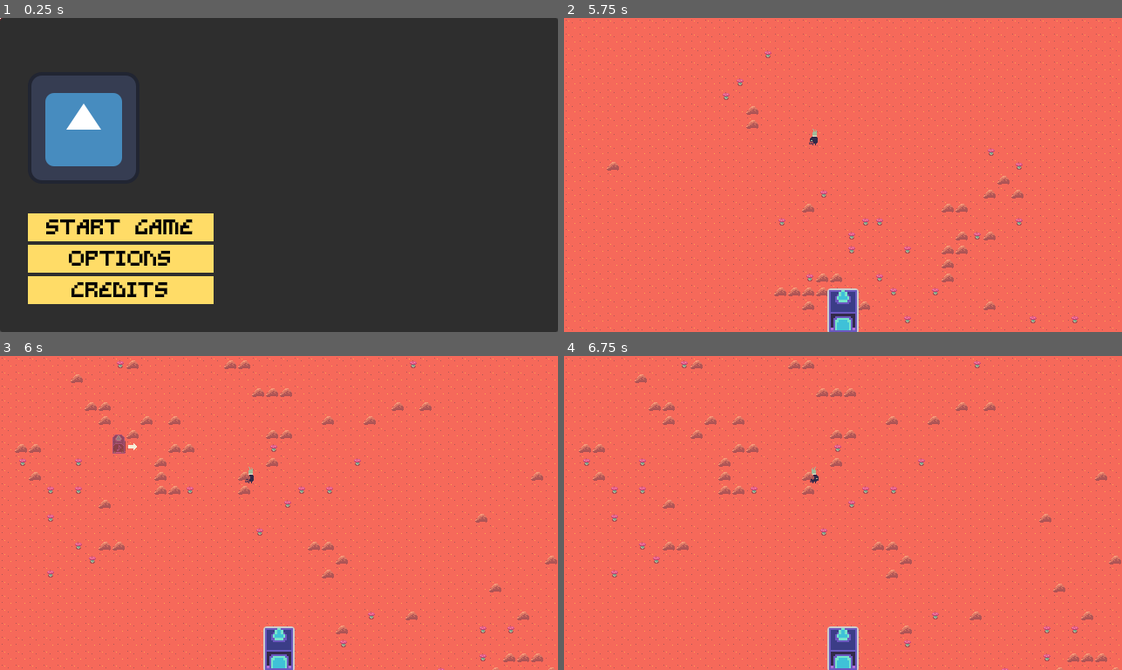
Above: before the commit, frames 1-4 (two rows, left to right).
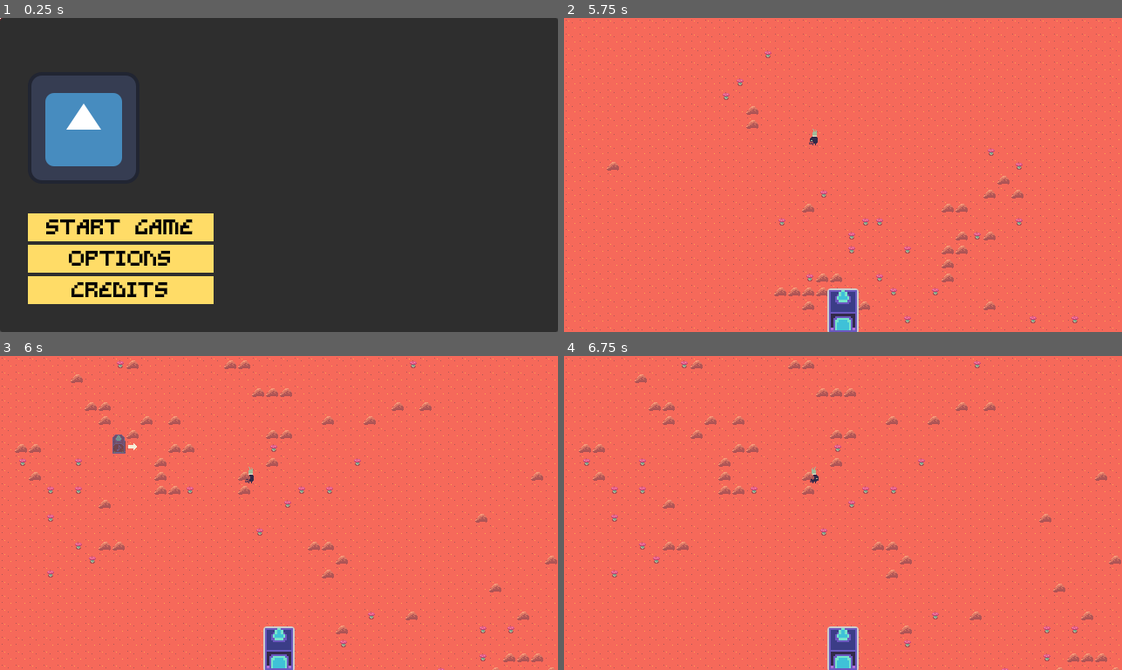
Above: after the commit, the same moments.

Repository: themoonforge/nebula-fm
Game: Godot game, scene res://scenes/ui/main_menu.tscn
Same seed, same stepped clock (60 frames per second), same inputs: the game is played once before the commit and once after it. The engine's default icon, where the game draws it, is replaced by a stand-in: a white triangle on a blue panel in a dark square.
Inputs (mouse positions are in pixels of both pictures, inside the frame that each line leads up to):
- Up to frame 1 (0.25 s): no input
- Up to frame 2 (5.75 s): click "Start game" at 0.5 s; move the mouse to (965, 159) at 1.27 s; hold E (rotate_right) 1.28-2.03 s; tap D (delete) at 1.35, 2.85, 5.1 s; click (965, 159) at 1.42 s; tap Enter at 2, 5 s; move the mouse to (731, 190) at 2.02 s; hold Q (rotate_left) 2.03-2.78 s; tap R (generate) at 2.1, 3.6 s; tap Space at 2.75 s; move the mouse to (898, 105) at 2.77 s; hold E (rotate_right) 2.78-4.25 s; move the mouse to (815, 237) at 3.52 s; click (815, 237) at 3.67 s; click "cCollector" at 4.25 s; move the mouse to (1010, 222) at 5.02 s; hold Q (rotate_left) from 5.03 s (still down)
- Up to frame 3 (6 s): keep holding Q (rotate_left); tap Space at 5.75 s; move the mouse to (111, 465) at 5.77 s; tap R (generate) at 5.85 s
- Up to frame 4 (6.75 s): keep holding Q (rotate_left); tap Enter at 6.5 s; move the mouse to (870, 513) at 6.52 s; tap D (delete) at 6.6 s; click (870, 513) at 6.67 s

Frames 1-2 are identical in both runs. In frame 3, 0.1% of the frame differs, in the area x 20-23%, y 25-32%; in frame 4, nothing differs.

Commit message:
fix collider

Diff:
--- a/scripts/building.gd
+++ b/scripts/building.gd
@@ -114,3 +114,9 @@
 		background.collision_enabled = is_active
 		background.modulate = Color.WHITE
 		foreground.modulate = Color.WHITE
+		shapeCollisionPolygon.disabled = not is_active
+		groundCollisionPolygon.disabled = is_active
+
+func modulate_sprite(color: Color) -> void:
+	background.modulate = color
+	foreground.modulate = color
--- a/scripts/delete_cursor.gd
+++ b/scripts/delete_cursor.gd
@@ -14,7 +14,7 @@
 		if is_node_ready():
 			shape.disabled = not is_active
 			for building in collider_dict:
-				building.modulate = hover_color if is_active else Color.WHITE
+				building.modulate_sprite(hover_color if is_active else Color.WHITE)
 
 signal on_collision(collision: bool)
 
@@ -49,7 +49,7 @@
 		#print("_increment_collider: ", building)
 		if not collider_dict.has(item):
 			collider_dict[building] = 1
-			building.modulate = hover_color if is_active else Color.WHITE
+			building.modulate_sprite(hover_color if is_active else Color.WHITE)
 		else:
 			collider_dict[building] += 1
 		on_collision.emit(true)
@@ -62,7 +62,7 @@
 			var value = collider_dict[building] - 1
 			if value == 0:
 				collider_dict.erase(building)
-				building.modulate = Color.WHITE
+				building.modulate_sprite(Color.WHITE)
 			else:
 				collider_dict[building] = value
 		on_collision.emit(collider_dict.size() > 0)
--- a/scripts/map_manager/map_manager.gd
+++ b/scripts/map_manager/map_manager.gd
@@ -87,12 +87,10 @@
 			building_cursor.global_position = snapped_coordinate
 
 			if building_cursor.collider_dict.size() > 0:
-				building_cursor.building.background.modulate = COLOR_OCCUPIED
-				building_cursor.building.foreground.modulate = COLOR_OCCUPIED
+				building_cursor.building.modulate_sprite(COLOR_OCCUPIED)
 				return
-			else:
-				building_cursor.building.background.modulate = COLOR_FREE
-				building_cursor.building.foreground.modulate = COLOR_FREE
+
+			building_cursor.building.modulate_sprite(COLOR_FREE)
 
 			if Input.is_action_just_pressed(&"ui_click"):
 				#var clicked_position: Vector2 = mouse_pos
@@ -144,7 +142,6 @@
 	if !building_cursor:
 		return
 
-	building_cursor.building.background.modulate = COLOR_FREE
-	building_cursor.building.foreground.modulate = COLOR_FREE
+	building_cursor.building.modulate_sprite(COLOR_FREE)
 	building_cursor.building.show_connection_indicators = true
 	mode = Mode.BUILD
--- a/tileset/tileset.tres
+++ b/tileset/tileset.tres
@@ -133,36 +133,36 @@
 20:1/0 = 0
 20:1/0/custom_data_0 = true
 9:2/0 = 0
-9:2/0/physics_layer_0/polygon_0/points = PackedVector2Array(-8, -8, -8, 8, 8, 8, 8, -8, -8, -8, -8, -8)
+9:2/0/physics_layer_0/polygon_0/points = PackedVector2Array(-4, 4, 4, 4, 4, -4, -4, -4)
 9:2/0/physics_layer_1/polygon_0/points = PackedVector2Array(-8, -8, -8, 8, 8, 8, 8, -8, -8, -8)
 9:3/0 = 0
-9:3/0/physics_layer_0/polygon_0/points = PackedVector2Array(-8, -8, -8, 8, 8, 8, 8, -8)
+9:3/0/physics_layer_0/polygon_0/points = PackedVector2Array(-4, -4, -4, 4, 4, 4, 4, -4)
 9:3/0/physics_layer_1/polygon_0/points = PackedVector2Array(-8, -8, -8, 8, 8, 8, 8, -8, -8, -8)
 10:3/0 = 0
-10:3/0/physics_layer_0/polygon_0/points = PackedVector2Array(-8, -8, -8, 8, 8, 8, 8, -8)
+10:3/0/physics_layer_0/polygon_0/points = PackedVector2Array(-4, -4, -4, 4, 4, 4, 4, -4)
 10:3/0/physics_layer_1/polygon_0/points = PackedVector2Array(-8, -8, -8, 8, 8, 8, 8, -8, -8, -8)
 10:2/0 = 0
-10:2/0/physics_layer_0/polygon_0/points = PackedVector2Array(-8, -8, -8, 8, 8, 8, 8, -8)
+10:2/0/physics_layer_0/polygon_0/points = PackedVector2Array(-4, -4, -4, 4, 4, 4, 4, -4)
 10:2/0/physics_layer_1/polygon_0/points = PackedVector2Array(-8, -8, -8, 8, 8, 8, 8, -8, -8, -8)
 12:0/size_in_atlas = Vector2i(1, 2)
 12:0/0 = 0
 12:0/0/texture_origin = Vector2i(0, 8)
-12:0/0/physics_layer_0/polygon_0/points = PackedVector2Array(-8, -8, 8, -8, 8, 8, -8, 8)
+12:0/0/physics_layer_0/polygon_0/points = PackedVector2Array(-4, -4, 4, -4, 4, 4, -4, 4)
 12:0/0/physics_layer_1/polygon_0/points = PackedVector2Array(-8, -12, -8, 8, 8, 8, 8, -12)
 13:0/size_in_atlas = Vector2i(1, 2)
 13:0/0 = 0
 13:0/0/texture_origin = Vector2i(0, 8)
-13:0/0/physics_layer_0/polygon_0/points = PackedVector2Array(-8, -8, -8, 8, 8, 8, 8, -8)
+13:0/0/physics_layer_0/polygon_0/points = PackedVector2Array(-4, -4, -4, 4, 4, 4, 4, -4)
 13:0/0/physics_layer_1/polygon_0/points = PackedVector2Array(-8, -12, -8, 8, 8, 8, 8, -12)
 14:0/size_in_atlas = Vector2i(1, 2)
 14:0/0 = 0
 14:0/0/texture_origin = Vector2i(0, 8)
-14:0/0/physics_layer_0/polygon_0/points = PackedVector2Array(8, -8, -8, -8, -8, 8, 8, 8)
+14:0/0/physics_layer_0/polygon_0/points = PackedVector2Array(4, -4, -4, -4, -4, 4, 4, 4)
 14:0/0/physics_layer_1/polygon_0/points = PackedVector2Array(-8, -12, -8, 8, 8, 8, 8, -12)
 15:0/size_in_atlas = Vector2i(1, 2)
 15:0/0 = 0
 15:0/0/texture_origin = Vector2i(0, 8)
-15:0/0/physics_layer_0/polygon_0/points = PackedVector2Array(-8, -8, -8, 8, 8, 8, 8, -8)
+15:0/0/physics_layer_0/polygon_0/points = PackedVector2Array(-4, -4, -4, 4, 4, 4, 4, -4)
 15:0/0/physics_layer_1/polygon_0/points = PackedVector2Array(-8, -12, -8, 8, 8, 8, 8, -12, -8, -12)
 8:5/0 = 0
 9:5/0 = 0
@@ -171,50 +171,51 @@
 13:2/size_in_atlas = Vector2i(1, 2)
 13:2/0 = 0
 13:2/0/texture_origin = Vector2i(0, 8)
+13:2/0/physics_layer_0/polygon_0/points = PackedVector2Array(-4, 4, 4, 4, 4, -8, -4, -8)
 13:2/0/physics_layer_1/polygon_0/points = PackedVector2Array(-8, -12, -8, 8, 8, 8, 8, -12, -8, -12, -8, -12, -8, -12, -8, -12, -8, -12)
 10:0/0 = 0
-10:0/0/physics_layer_0/polygon_0/points = PackedVector2Array(-8, -8, -8, 8, 8, 8, 8, -8)
+10:0/0/physics_layer_0/polygon_0/points = PackedVector2Array(-4, -4, -4, 4, 4, 4, 4, -4)
 10:0/0/physics_layer_1/polygon_0/points = PackedVector2Array(-8, -8, -8, 8, 8, 8, 8, -8)
 9:0/0 = 0
-9:0/0/physics_layer_0/polygon_0/points = PackedVector2Array(-8, 8, 8, 8, 8, -8, -8, -8)
+9:0/0/physics_layer_0/polygon_0/points = PackedVector2Array(-4, 4, 4, 4, 4, -4, -4, -4)
 9:0/0/physics_layer_1/polygon_0/points = PackedVector2Array(-8, -8, -8, 8, 8, 8, 8, -8)
 8:0/0 = 0
-8:0/0/physics_layer_0/polygon_0/points = PackedVector2Array(-8, -8, -8, 8, 8, 8, 8, -8)
+8:0/0/physics_layer_0/polygon_0/points = PackedVector2Array(-4, -4, -4, 4, 4, 4, 4, -4)
 8:0/0/physics_layer_1/polygon_0/points = PackedVector2Array(-8, -8, -8, 8, 8, 8, 8, -8)
 8:1/0 = 0
-8:1/0/physics_layer_0/polygon_0/points = PackedVector2Array(-8, -8, -8, 8, 8, 8, 8, -8)
+8:1/0/physics_layer_0/polygon_0/points = PackedVector2Array(-4, -4, -4, 4, 4, 4, 4, -4)
 8:1/0/physics_layer_1/polygon_0/points = PackedVector2Array(-8, -8, -8, 8, 8, 8, 8, -8)
 10:1/0 = 0
-10:1/0/physics_layer_0/polygon_0/points = PackedVector2Array(-8, -8, -8, 8, 8, 8, 8, -8)
+10:1/0/physics_layer_0/polygon_0/points = PackedVector2Array(-4, -4, -4, 4, 4, 4, 4, -4)
 10:1/0/physics_layer_1/polygon_0/points = PackedVector2Array(-8, -8, -8, 8, 8, 8, 8, -8, -8, -8)
 9:1/0 = 0
-9:1/0/physics_layer_0/polygon_0/points = PackedVector2Array(-8, -8, -8, 8, 8, 8, 8, -8)
+9:1/0/physics_layer_0/polygon_0/points = PackedVector2Array(-4, -4, -4, 4, 4, 4, 4, -4)
 9:1/0/physics_layer_1/polygon_0/points = PackedVector2Array(-8, -8, -8, 8, 8, 8, 8, -8)
 8:2/0 = 0
-8:2/0/physics_layer_0/polygon_0/points = PackedVector2Array(-8, -8, -8, 8, 8, 8, 8, -8)
+8:2/0/physics_layer_0/polygon_0/points = PackedVector2Array(-4, -4, -4, 4, 4, 4, 4, -4)
 8:2/0/physics_layer_1/polygon_0/points = PackedVector2Array(-8, -8, -8, 8, 8, 8, 8, -8)
 8:3/0 = 0
-8:3/0/physics_layer_0/polygon_0/points = PackedVector2Array(-8, 8, 8, 8, 8, -8, -8, -8)
+8:3/0/physics_layer_0/polygon_0/points = PackedVector2Array(-4, 4, 4, 4, 4, -4, -4, -4)
 8:3/0/physics_layer_1/polygon_0/points = PackedVector2Array(-8, -8, -8, 8, 8, 8, 8, -8, -8, -8, -8, -8, -8, -8, -8, -8)
 12:4/size_in_atlas = Vector2i(2, 2)
 12:4/0 = 0
 12:4/0/texture_origin = Vector2i(-8, 8)
-12:4/0/physics_layer_0/polygon_0/points = PackedVector2Array(-8, -8, -8, 8, 24.334885, 7.913784, 24.532728, -7.913783)
+12:4/0/physics_layer_0/polygon_0/points = PackedVector2Array(-4, -4, -4, 4, 20, 4, 20, -4)
 12:4/0/physics_layer_1/polygon_0/points = PackedVector2Array(-8, -12, -8, 8, 24, 8, 24, -12, -8, -12)
 14:4/size_in_atlas = Vector2i(1, 3)
 14:4/0 = 0
 14:4/0/texture_origin = Vector2i(0, 16)
-14:4/0/physics_layer_0/polygon_0/points = PackedVector2Array(-8, 8, 8, 8, 8.408394, -20.674763, -8.1116295, -20.674763)
+14:4/0/physics_layer_0/polygon_0/points = PackedVector2Array(-4, 4, 4, 4, 4, -16, -4, -16)
 14:4/0/physics_layer_1/polygon_0/points = PackedVector2Array(-8, -28, -8, 8, 8, 8, 8, -28)
 15:4/size_in_atlas = Vector2i(2, 2)
 15:4/0 = 0
 15:4/0/texture_origin = Vector2i(-8, 8)
-15:4/0/physics_layer_0/polygon_0/points = PackedVector2Array(-8, -8, -8, 8, 24.433807, 8.309473, 24.53273, -8.210551)
+15:4/0/physics_layer_0/polygon_0/points = PackedVector2Array(-4, -4, -4, 4, 20, 4, 20, -4)
 15:4/0/physics_layer_1/polygon_0/points = PackedVector2Array(-8, -12, -8, 8, 24, 8, 24, -12, -8, -12, -8, -12, -8, -12, -8, -12, -8, -12, -8, -12, -8, -12, -8, -12, -8, -12, -8, -12, -8, -12, -8, -12)
 17:3/size_in_atlas = Vector2i(1, 3)
 17:3/0 = 0
 17:3/0/texture_origin = Vector2i(0, 16)
-17:3/0/physics_layer_0/polygon_0/points = PackedVector2Array(-8.111628, -20.377995, -8, 8, 8, 8, 8.1116295, -20.476917)
+17:3/0/physics_layer_0/polygon_0/points = PackedVector2Array(-4, -16, -4, 4, 4, 4, 4, -16)
 17:3/0/physics_layer_1/polygon_0/points = PackedVector2Array(-8, -28, -8, 8, 8, 8, 8, -28)
 0:13/size_in_atlas = Vector2i(3, 3)
 0:13/0 = 0
@@ -223,7 +224,7 @@
 0:0/size_in_atlas = Vector2i(7, 8)
 0:0/0 = 0
 0:0/0/texture_origin = Vector2i(-48, 56)
-0:0/0/physics_layer_0/polygon_0/points = PackedVector2Array(-8, -40, 24, -40, 24, -32, 40, -32, 40, 8, 56, 8, 56, -32, 72, -32, 72, -40, 104, -40, 104, -56, 72, -56, 72, -64, 56, -64, 56, -100, 40, -100, 40, -64, 24, -64, 24, -56, -8, -56)
+0:0/0/physics_layer_0/polygon_0/points = PackedVector2Array(-4, -40, 24, -40, 24, -32, 40, -32, 40, 4, 56, 4, 56, -32, 72, -32, 72, -40, 100, -40, 100, -56, 72, -56, 72, -64, 56, -64, 56, -96, 40, -96, 40, -64, 24, -64, 24, -56, -4, -56)
 0:0/0/physics_layer_1/polygon_0/points = PackedVector2Array(56, -108, 40, -108, 40, -88, 44, -80, 36, -76, 32, -72, 32, …(387 unchanged characters)…
 
 [resource]
